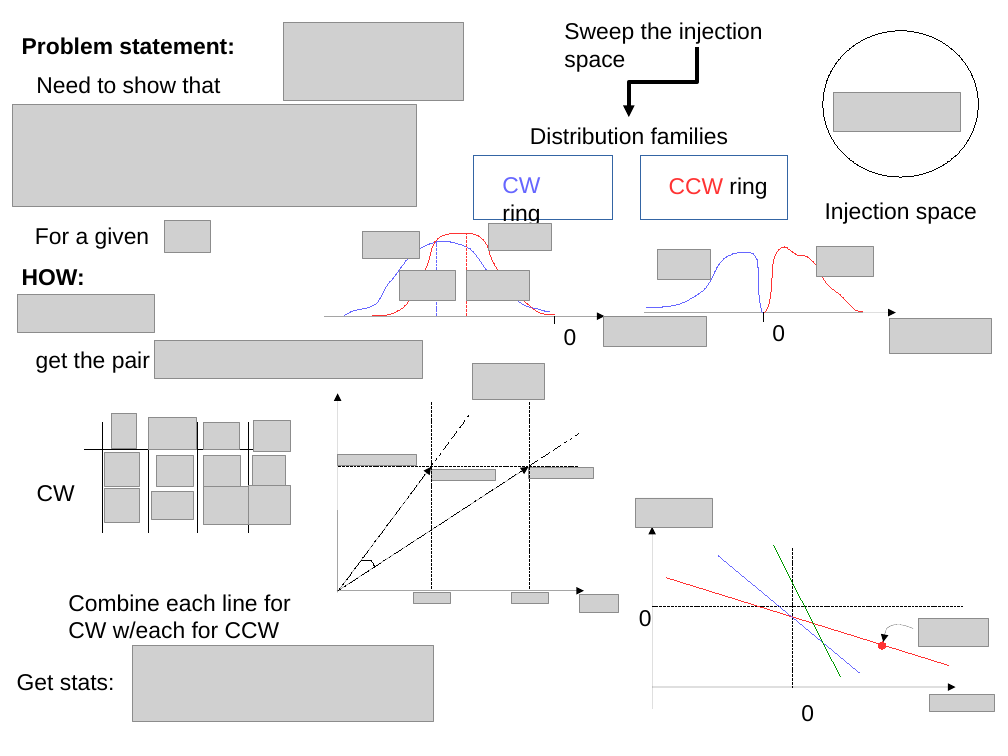
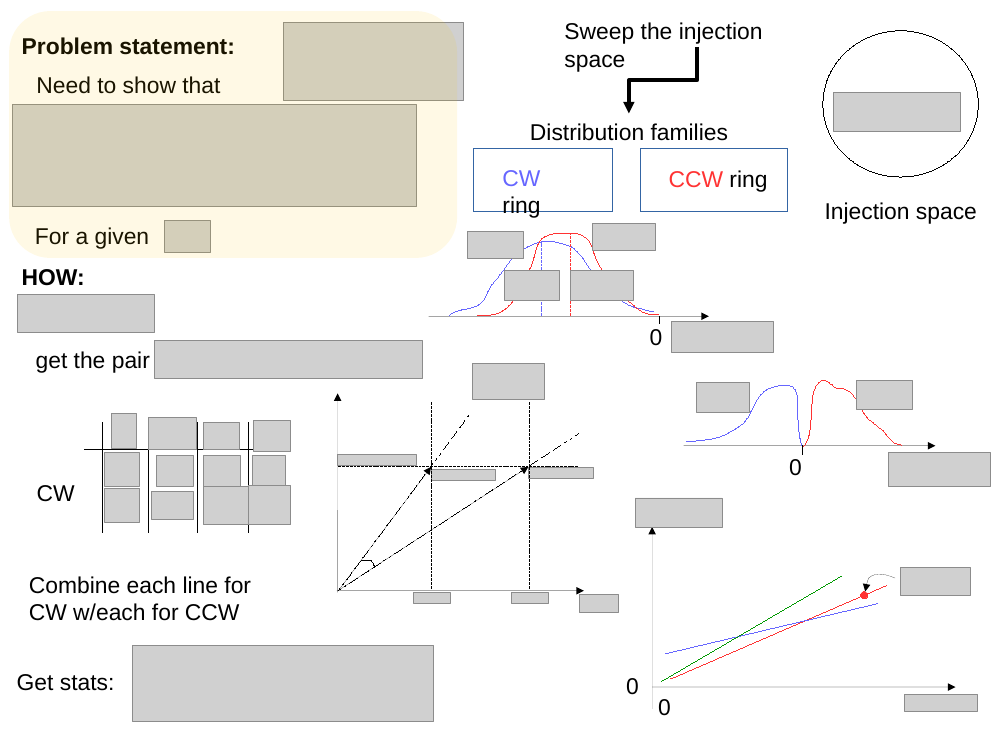
Before and after one commit to AlexAksentyev/EDM, a slide deck: slide 1 of doc/Modeling.odp. Drawn at 1008x756 pixels with LibreOffice and Linux fonts; fonts in the diff are those of the drawing; grey boxes stand for pictures; background and template pictures are left out. Boxes give left, top, right and bottom in pixels: in the first picture for what was removed or moved away, otherwise in the second. Text is boxed around its words. In the diff, an @@ line names an element or a change of style, - is before the commit and + after.

```diff
--- a/doc/Modeling.odp
+++ b/doc/Modeling.odp
@@ rounded rectangle added at (9, 11, 457, 258), fill #FFCC00 at 10% opacity @@
@@ elbow arrow moved from (698, 47) - (629, 117) to (698, 47) - (629, 113) @@
@@ 3 texts, 2 rectangles: place and size @@
-3 texts, 2 rectangles at (474, 127, 788, 226)
+3 texts, 2 rectangles at (474, 123, 788, 218)
@@ picture: place and size @@
-picture at (488, 224, 552, 251)
+picture at (467, 231, 524, 259)
@@ picture: place and size @@
-picture at (658, 250, 711, 280)
+picture at (593, 224, 656, 251)
@@ picture: place and size @@
-picture at (466, 270, 530, 301)
+picture at (504, 270, 560, 301)
@@ picture: place and size @@
-picture at (400, 270, 456, 301)
+picture at (571, 270, 634, 301)
@@ 3 lines, 2 freeform shapes, 1 arrow: place and size @@
-3 lines, 2 freeform shapes, 1 arrow at (324, 233, 605, 324)
+3 lines, 2 freeform shapes, 1 arrow at (429, 233, 709, 324)
@@ text "0": place and size @@
-text "0" at (564, 329, 577, 346)
+text "0" at (650, 329, 663, 346)
@@ picture: place and size @@
-picture at (604, 316, 706, 348)
+picture at (671, 322, 774, 353)
@@ freeform shape: place and size @@
-freeform shape at (648, 252, 763, 313)
+freeform shape at (687, 385, 802, 445)
@@ picture: place and size @@
-picture at (363, 231, 420, 259)
+picture at (697, 382, 750, 413)
@@ freeform shape: place and size @@
-freeform shape at (765, 247, 863, 313)
+freeform shape at (804, 381, 902, 446)
@@ picture: place and size @@
-picture at (889, 319, 992, 354)
+picture at (857, 381, 914, 410)
@@ arrow moved from (644, 313) - (896, 313) to (684, 445) - (936, 445) @@
@@ text "0": place and size @@
-text "0" at (772, 325, 785, 342)
+text "0" at (789, 459, 802, 476)
@@ line moved from (764, 313) - (764, 322) to (803, 445) - (803, 455) @@
@@ picture: place and size @@
-picture at (817, 247, 874, 276)
+picture at (888, 452, 991, 487)
@@ picture: place and size @@
-picture at (636, 499, 713, 528)
+picture at (636, 499, 723, 528)
@@ text "Combine each line for CW ...": place and size @@
-text "Combine each line for CW ..." at (68, 594, 291, 639)
+text "Combine each line for CW ..." at (29, 576, 251, 621)
@@ line removed from (793, 549) to (793, 687) @@
@@ picture: place and size @@
-picture at (918, 618, 989, 647)
+picture at (901, 568, 971, 596)
@@ line moved from (774, 546) - (841, 677) to (842, 576) - (662, 681) @@
@@ line moved from (667, 578) - (949, 665) to (671, 679) - (887, 585) @@
@@ ellipse: place and size @@
-ellipse at (879, 642, 886, 649)
+ellipse at (861, 592, 868, 599)
@@ freeform shape: place and size @@
-freeform shape at (884, 625, 914, 642)
+freeform shape at (865, 574, 895, 592)
@@ line removed from (652, 607) to (963, 607) @@
@@ line moved from (719, 556) - (860, 672) to (666, 654) - (878, 604) @@
@@ text "0": place and size @@
-text "0" at (639, 610, 652, 627)
+text "0" at (626, 678, 639, 695)
@@ text "0": place and size @@
-text "0" at (801, 705, 814, 722)
+text "0" at (658, 699, 671, 716)
@@ picture: place and size @@
-picture at (930, 694, 994, 711)
+picture at (906, 694, 979, 711)
```
Also in this commit, not shown: 5 other files.
